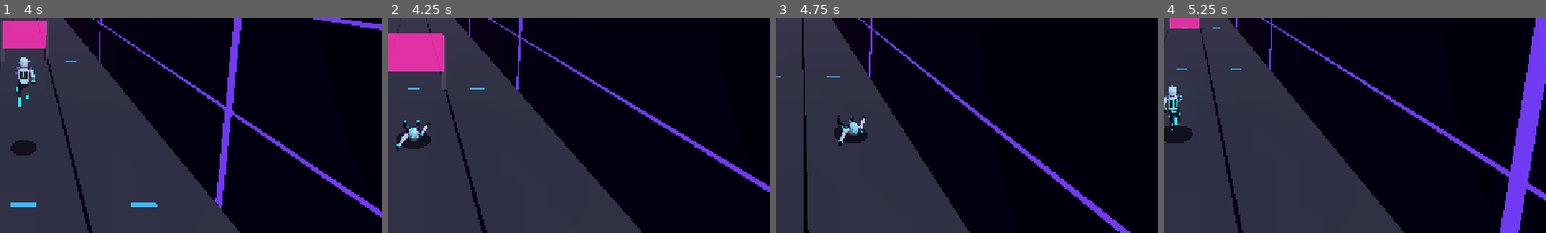
Above: before the commit, frames 1-4 (left to right).
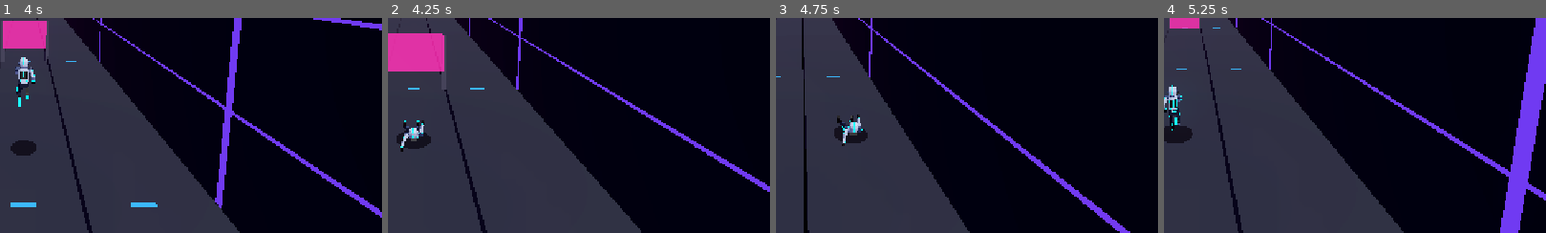
Above: after the commit, the same moments.

Repository: JacobCromwell/NeonRunner
Game: Godot game, scene res://tools/showcase/avatar_run_review.tscn
Same seed, same stepped clock (60 frames per second), same inputs: the game is played once before the commit and once after it. This scene is started directly instead of the project's main scene.
Inputs (mouse positions are % of the whole screen's width and height, from its top left):
- Up to frame 1 (4 s): move the mouse to (72, 45) at 0.52 s; hold Right (move_right) 0.53-1.25 s; tap Shift (dash) at 0.6, 2.1, 3.6 s; click (72, 45) at 0.67 s; tap Up (jump) at 0.77, 3.77 s; drag from (30, 55) to (45, 70) at 1.27 s; move the mouse to (60, 28) at 2.02 s; hold Right (move_right) 2.03-2.75 s; drag from (45, 70) to (20, 35) at 2.77 s; move the mouse to (80, 65) at 3.52 s; hold Left (move_left) from 3.53 s (still down)
- Up to frame 2 (4.25 s): keep holding Left (move_left)
- Up to frame 3 (4.75 s): release Left (move_left) at 4.25 s; drag from (20, 35) to (35, 25) at 4.27 s
- Up to frame 4 (5.25 s): move the mouse to (55, 50) at 5.02 s; hold Left (move_left) from 5.03 s (still down); tap Shift (dash) at 5.1 s; click (55, 50) at 5.17 s
The pictures show only the part of the screen within x 47-97%, y 50-100%; the shares and areas given below are measured in that part.

Frame 1 is identical in both runs. In frame 2, 0.2% of the frame differs, in the area x 2-12%, y 47-63%; in frame 3, 0.3%, in the area x 16-24%, y 44-60%; in frame 4, less than 0.1%.

Commit message:
Slide pose: tuck the arms in for a cleaner back view
Co-Authored-By: Claude Opus 5.5 <noreply@anthropic.com>
Claude-Session: https://claude.ai/code/session_012JJAcAhBdZbxgGQfkbi75J

Diff:
--- a/scripts/characters/humanoid_poses.gd
+++ b/scripts/characters/humanoid_poses.gd
@@ -82,8 +82,8 @@
 	CHEST: Vector3(-4, 0, 0), NECK: Vector3(-8, 0, 0),
 	THIGH_R: Vector3(22, 0, 4), SHIN_R: Vector3(-4, 0, 0), FOOT_R: Vector3(16, 0, 0),
 	THIGH_L: Vector3(24, 0, 16), SHIN_L: Vector3(-8, 0, 0), FOOT_L: Vector3(10, 0, 0),
-	UPPER_ARM_L: Vector3(-125, 0, 30), FOREARM_L: Vector3(25, 0, 0), HAND_L: Vector3(20, 0, 0),
-	UPPER_ARM_R: Vector3(38, 10, 34), FOREARM_R: Vector3(14, 0, 0),
+	UPPER_ARM_L: Vector3(-125, 0, 16), FOREARM_L: Vector3(25, 0, 0), HAND_L: Vector3(20, 0, 0),
+	UPPER_ARM_R: Vector3(40, 14, 18), FOREARM_R: Vector3(20, 0, 0),
 }
 
 ## Juggernaut dash, upper body: a shoulder charge with the right shoulder leading, the right
